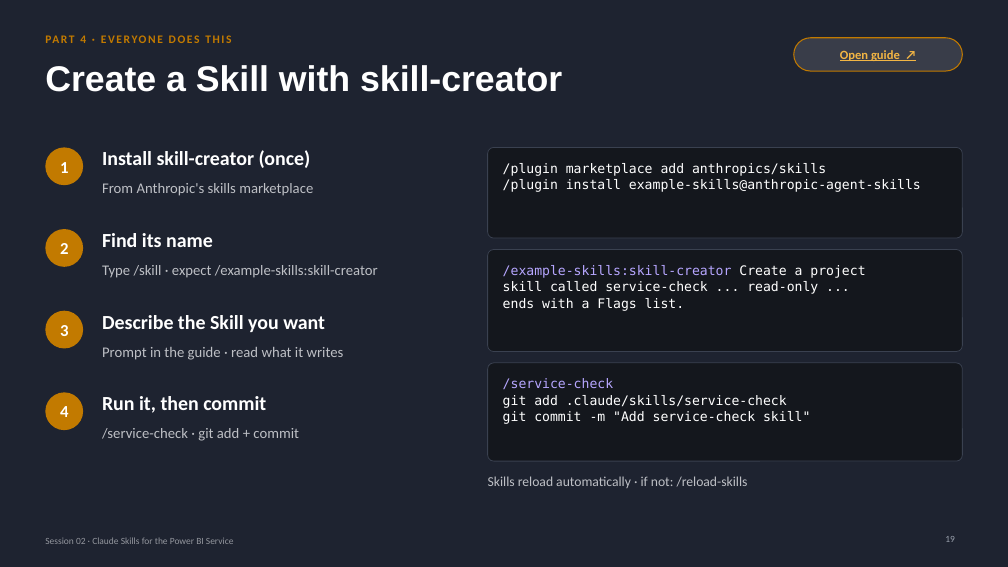
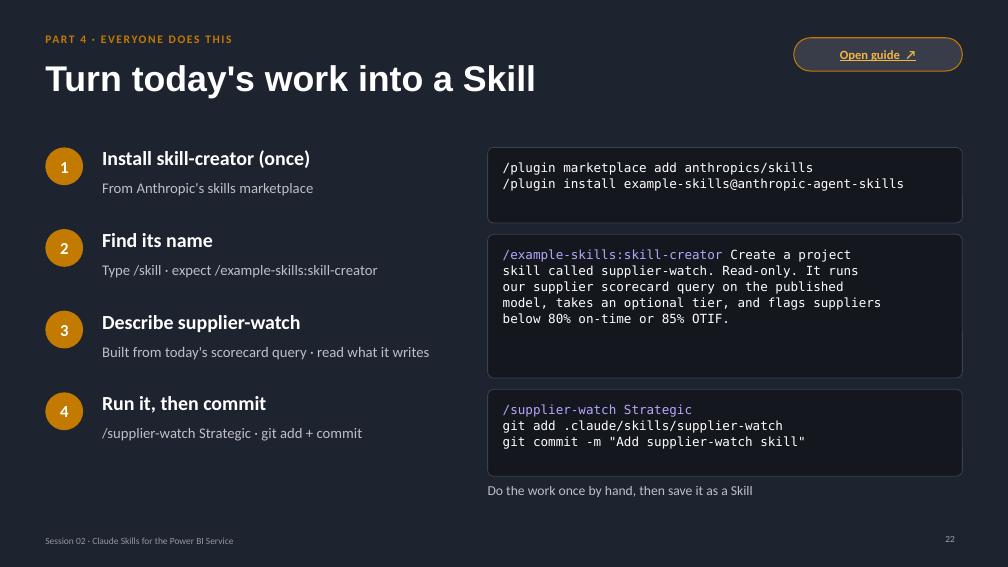
Before and after one commit to kumar98rishav-oss/Claude-AI-Power-BI, a slide deck: slide 22 of session-02/Session02_PowerBI_Service_Paginated_Skills.pptx (slide 19 before the commit). Drawn at 1008x567 pixels with LibreOffice and Linux fonts; fonts in the diff are those of the drawing. Boxes give left, top, right and bottom in pixels: in the first picture for what was removed or moved away, otherwise in the second. Text is boxed around its words. In the diff, an @@ line names an element or a change of style, - is before the commit and + after.

```diff
--- a/session-02/Session02_PowerBI_Service_Paginated_Skills.pptx
+++ b/session-02/Session02_PowerBI_Service_Paginated_Skills.pptx
@@ title at [45,65,536,98]: text changed @@
-Create a Skill with skill-creator
+Turn today's work into a Skill
@@ rounded rectangle: place and size @@
-rounded rectangle at [488,147,963,238]
+rounded rectangle at [488,147,963,223]
@@ text "/plugin marketplace add anthropics/skills" at [503,162,904,191]: size 12.5 to 12 pt @@
@@ rounded rectangle: place and size @@
-rounded rectangle at [488,250,963,352]
+rounded rectangle at [488,234,963,378]
@@ text at [503,265,881,323]: text changed; size 12.5 to 12 pt @@
-skill called service-check ... read-only ...
-ends with a Flags list.
+skill called supplier-watch. Read-only. It runs
+our supplier scorecard query on the published
+model, takes an optional tier, and flags suppliers
+below 80% on-time or 85% OTIF.
@@ text at [503,249,851,262]: size 12.5 to 12 pt in "/example-skills:skill-creator Create a project" @@
@@ text "/example-skills:skill-creator Create a project": place and size @@
-text "/example-skills:skill-creator Create a project" at [503,265,865,311]
+text "/example-skills:skill-creator Create a project" at [503,249,881,323]
@@ text at [102,315,300,332]: text changed @@
-Describe the Skill you want
+Describe supplier-watch
@@ text at [102,347,430,360]: text changed @@
-Prompt in the guide · read what it writes
+Built from today's scorecard query · read what it writes
@@ proportions changed in 3 elements at [488,147,963,223], [488,234,963,378], [488,389,963,476] @@
@@ rounded rectangle: place and size @@
-rounded rectangle at [488,363,963,461]
+rounded rectangle at [488,389,963,476]
@@ text at [503,404,805,449]: text changed; size 12.5 to 12 pt @@
-/service-check
-git add .claude/skills/service-check
-git commit -m "Add service-check skill"
+/supplier-watch Strategic
+git add .claude/skills/supplier-watch
+git commit -m "Add supplier-watch skill"
@@ text at [102,428,363,441]: text changed @@
-/service-check · git add + commit
+/supplier-watch Strategic · git add + commit
@@ text at [488,486,753,497]: text changed @@
-Skills reload automatically · if not: /reload-skills
+Do the work once by hand, then save it as a Skill
```
Also in this commit, not shown: 2 other slides changed, 5 slides added, 2 other files.
